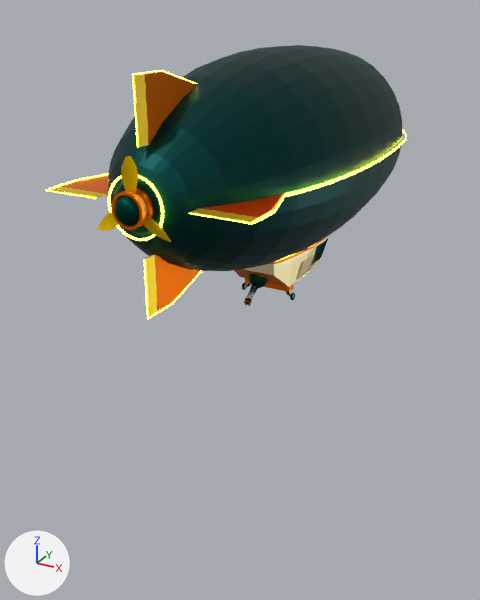
The glTF model public/models/Blimp.glb: old version first, new version second.
Both versions are drawn from a camera (50 mm lens) standing at (27.9, -58.6, 27.1) and looking at (2.0, -11.5, 3.5). The axes (+X, +Y, +Z) are drawn at lower left. The lights are the same throughout. Both versions are drawn at frame 55 of the action 'turretAction'; the numbers are the values there. Vertices at the same position are counted once.

The first picture shows 'backWheel_L', 'balloon', 'balloonFins', 'balloonPropeller_partyLights', 'balloonRudder_B_partyLight', 'balloonRudder_L_partyLight', 'balloonRudder_T_partyLight', 'balloon_partyLights', 'fin_top_rudder', 'gondala_actual', 'propellers'.
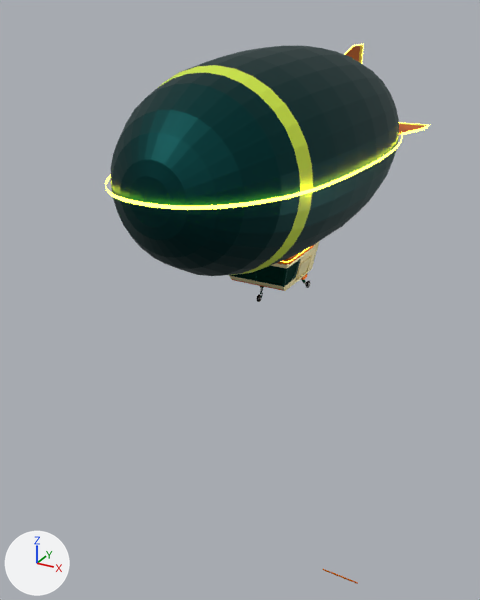
ob_blimpselectorempty is not drawn itself; it is the parent of ob_gondala_actual.
ob_landinggear_backempty is not drawn itself; it is the parent of ob_landinggear_loweringblock_back.
ob_turretbody_controller is not drawn itself; it is the parent of ob_turretbody.

The change, as a list of edits to the scene's bpy script:
```text
Change me_gondala_actual:
    where me_gondala_actual.from_pydata(...)  # 564 vertices, 1050 faces; spans x -0.33..0.33, y -0.4..2.24, z -0.3..0.43
    used by ob_gondala_actual; parent = ob_blimpselectorempty; location = (0.0, 0.167, -0.188); rotation_euler = (1.571, 0.0, -3.142), in degrees (90, 0, -180); scale = (0.568, 0.216, 0.272)
    me_gondala_actual part 1: the whole mesh is scaled about its middle by (11.6, 4.41, 5.56), then moved by (-20.3, 30.51, 3.72)
Change ob_blimpselectorempty:
    ob_blimpselectorempty.scale: (20.4, 20.4, 20.4) -> (1.0, 1.0, 1.0)
Change ob_gondala_actual:
    ob_gondala_actual.scale: (0.568, 0.216, 0.272) -> (1.0, 1.0, 1.0)
    ob_gondala_actual.location: (0.0, 0.167, -0.188) -> (20.3, 0.0, 31.2)
    ob_gondala_actual.rotation_euler: (1.571, 0.0, -3.142) -> (-1.571, 0.0, 0.0)  # degrees (90, 0, -180) -> degrees (-90, 0, 0)
Change ob_balloon:
    ob_balloon.scale: (0.0862, 0.227, 0.18) -> (1.0, 1.0, 1.0)
    ob_balloon.location: (0.0, 0.869, -0.614) -> (-20.3, 31.2, 0.0)
    ob_balloon.rotation_euler: (0.0, 0.0, 3.142) -> (0.0, 0.0, -3.142)  # degrees (0, 0, 180) -> degrees (0, 0, -180)
Change ob_balloonfins:
    ob_balloonfins.scale: (0.0862, 0.227, 0.18) -> (1.0, 1.0, 1.0)
    ob_balloonfins.location: (0.0, 0.869, -0.614) -> (-20.3, 31.2, 0.0)
    ob_balloonfins.rotation_euler: (0.0, 0.0, 3.142) -> (0.0, 0.0, -3.142)  # degrees (0, 0, 180) -> degrees (0, 0, -180)
Change ob_landinggear_frontdoor:
    ob_landinggear_frontdoor.scale: (1.0, 0.0192, 1.0) -> (11.6, 0.0848, 5.56)
Change ob_landinggear_backempty:
    ob_landinggear_backempty.location: (-1.386, -1.864, 2.195) -> (1.386, 1.864, 2.195)
    ob_landinggear_backempty.rotation_euler: (0.0, 0.0, 0.0) -> (0.0, 0.0, -3.142)  # degrees (0, 0, 0) -> degrees (0, 0, -180)
Change ob_backwheel_l:
    ob_backwheel_l.rotation_euler: (0.0, 0.0, 0.0) -> (0.0, 0.0, -3.142)  # degrees (0, 0, 0) -> degrees (0, 0, -180)
Change ob_turretbody_controller:
    ob_turretbody_controller.location: (0.0, -4.105, 2.655) -> (0.0, 4.105, 2.655)
    ob_turretbody_controller.rotation_euler: (2.228, 0.0, 0.0) -> (-0.913, -3.142, 0.0)  # degrees (128, 0, 0) -> degrees (-52, -180, 0)
Change ob_balloon_partylights:
    ob_balloon_partylights.rotation_euler: (0.0, 0.0, -3.142) -> (0.0, 0.0, 0.0)  # degrees (0, 0, -180) -> degrees (0, 0, 0)
Change ob_balloonrudder_t_partylight:
    ob_balloonrudder_t_partylight.rotation_euler: (0.0, 0.0, -3.142) -> (0.0, 0.0, 0.0)  # degrees (0, 0, -180) -> degrees (0, 0, 0)
    ob_balloonrudder_t_partylight.location: (-0.00494, -21.11, 21.07) -> (0.00495, 21.11, 21.07)
Change ob_balloonrudder_b_partylight:
    ob_balloonrudder_b_partylight.rotation_euler: (0.0, 0.0, -3.142) -> (0.0, 0.0, 0.0)  # degrees (0, 0, -180) -> degrees (0, 0, 0)
    ob_balloonrudder_b_partylight.location: (-0.00494, -21.03, 20.99) -> (0.00495, 21.03, 20.99)
Change ob_balloonrudder_l_partylight:
    ob_balloonrudder_l_partylight.rotation_euler: (0.0, 0.0, -3.142) -> (0.0, 0.0, 0.0)  # degrees (0, 0, -180) -> degrees (0, 0, 0)
Change ob_balloonpropeller_partylights:
    ob_balloonpropeller_partylights.rotation_euler: (0.0, 0.0, -3.142) -> (0.0, 0.0, 0.0)  # degrees (0, 0, -180) -> degrees (0, 0, 0)
```

Where the change shows, as pixel boxes [x1, y1, x2, y2] in the pictures (480 x 600 px):
'balloon', rescaled, moved, turned
    before: [108, 45, 402, 271]
    after: [111, 46, 399, 276]
'balloonFins', rescaled, moved, turned
    before: [60, 72, 283, 311]
    after: [345, 46, 425, 134]
'gondala_actual', rescaled, moved, turned
    before: [234, 235, 329, 287]
    after: [229, 242, 319, 291]
'balloon_partyLights', turned
    before: [58, 70, 406, 313]
    after: [105, 44, 427, 262]
'propellers', rescaled, moved, turned (not visible afterwards)
    before: [98, 156, 171, 242]
'fin_top_rudder', rescaled, moved, turned
    before: [134, 74, 149, 147]
    after: [359, 45, 363, 64]
'fin_bottom_rudder', rescaled, moved, turned (not visible afterwards)
    before: [145, 254, 158, 317]
'fin_right_rudder', rescaled, moved, turned (not visible afterwards)
    before: [190, 208, 258, 223]
'balloonPropeller_partyLights', turned (not visible afterwards)
    before: [108, 175, 164, 241]
'fin_left_rudder', rescaled, moved, turned
    before: [50, 187, 107, 198]
    after: [399, 123, 427, 126]
'turretBody', moved, turned (not visible afterwards)
    before: [249, 274, 268, 294]
'landingGear_loweringBlock_back', moved, turned
    before: [245, 278, 294, 292]
    after: [301, 274, 307, 280]
'balloonRudder_T_partyLight', moved, turned (not visible afterwards)
    before: [132, 72, 144, 148]
'balloonRudder_B_partyLight', moved, turned (not visible afterwards)
    before: [144, 259, 158, 319]
'balloonRudder_L_partyLight', turned (not visible afterwards)
    before: [46, 186, 96, 199]
'landingGear_frontDoor', rescaled, moved, turned (not visible before)
    after: [323, 569, 358, 584]
'backWheel_L', turned
    before: [242, 283, 247, 290]
    after: [306, 281, 310, 288]
'turret_barrel_1', moved, turned (not visible afterwards)
    before: [244, 286, 252, 303]
'turret_barrell_2', moved, turned (not visible afterwards)
    before: [247, 286, 255, 304]
'turret_barrell_3.002', moved, turned (not visible afterwards)
    before: [248, 289, 256, 306]
